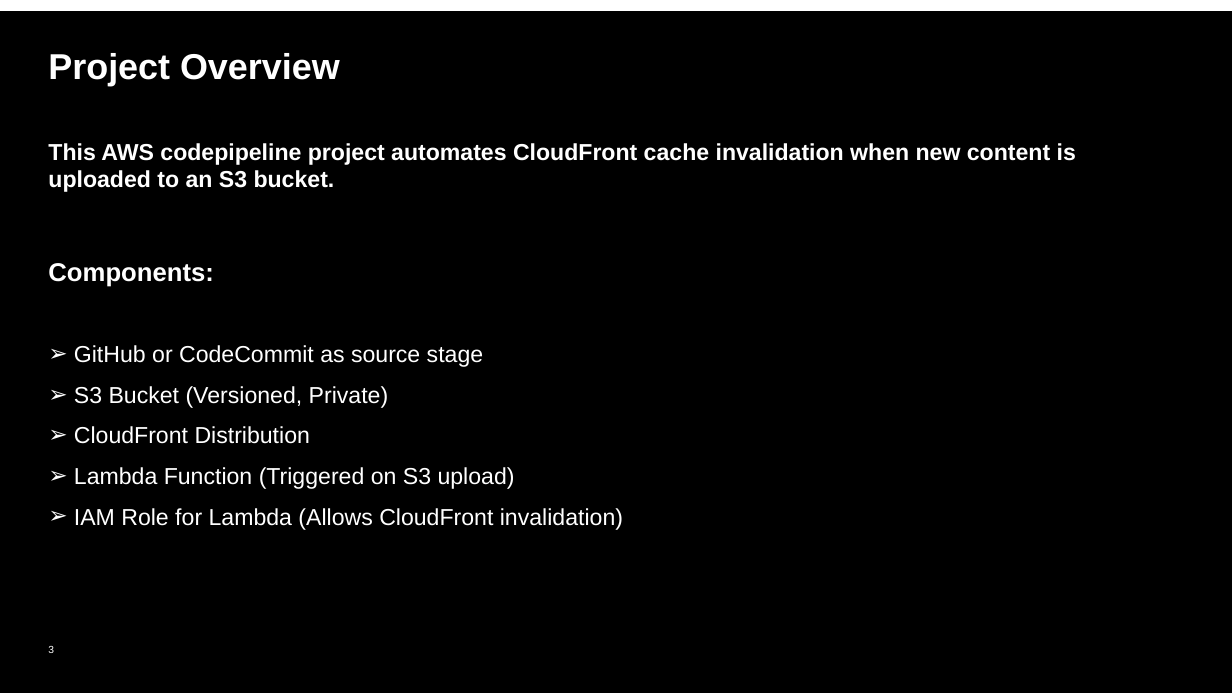
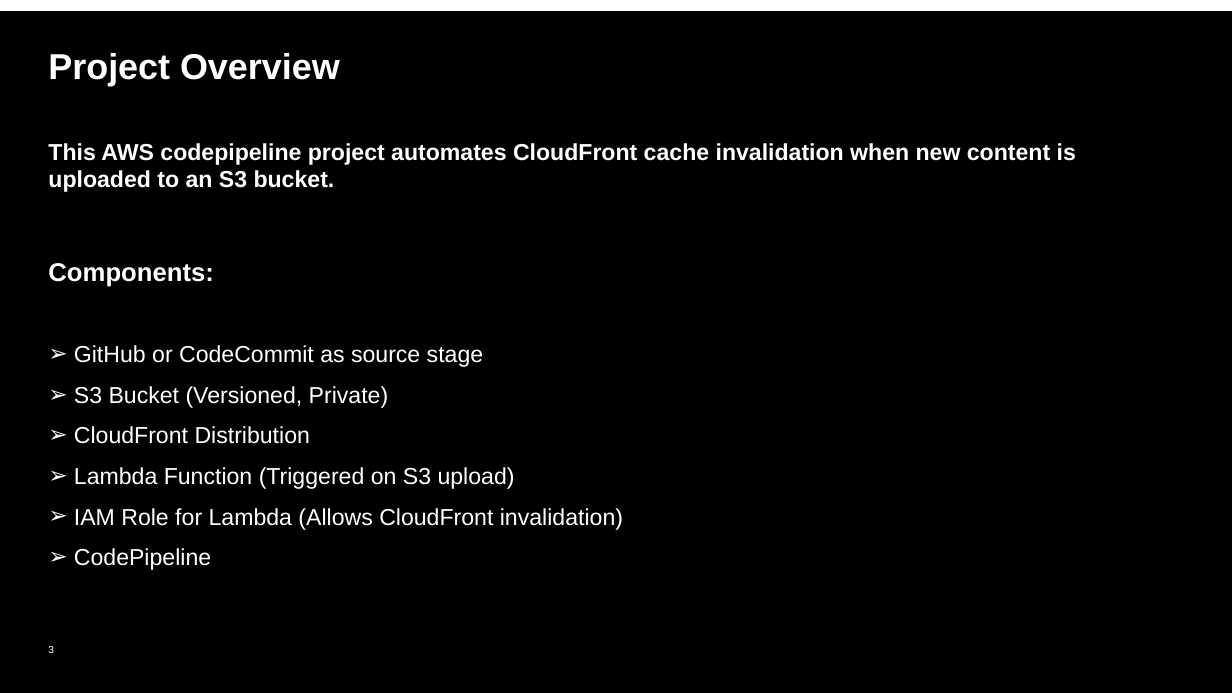
Before and after one commit to deepakrajatech/S3CFInvalidation, a slide deck: slide 3 of Cloudfront_Invalidation.pptx. Drawn at 1232x693 pixels with LibreOffice and Linux fonts; fonts in the diff are those of the drawing; background and template pictures are left out. Boxes give left, top, right and bottom in pixels: in the first picture for what was removed or moved away, otherwise in the second. Text is boxed around its words. In the diff, an @@ line names an element or a change of style, - is before the commit and + after.

```diff
--- a/Cloudfront_Invalidation.pptx
+++ b/Cloudfront_Invalidation.pptx
@@ text at <box>74,548,211,570</box>: paragraph added @@
+➢ CodePipeline
```
Also in this commit, not shown: 2 other slides changed, 1 slide added, 1 other file.
